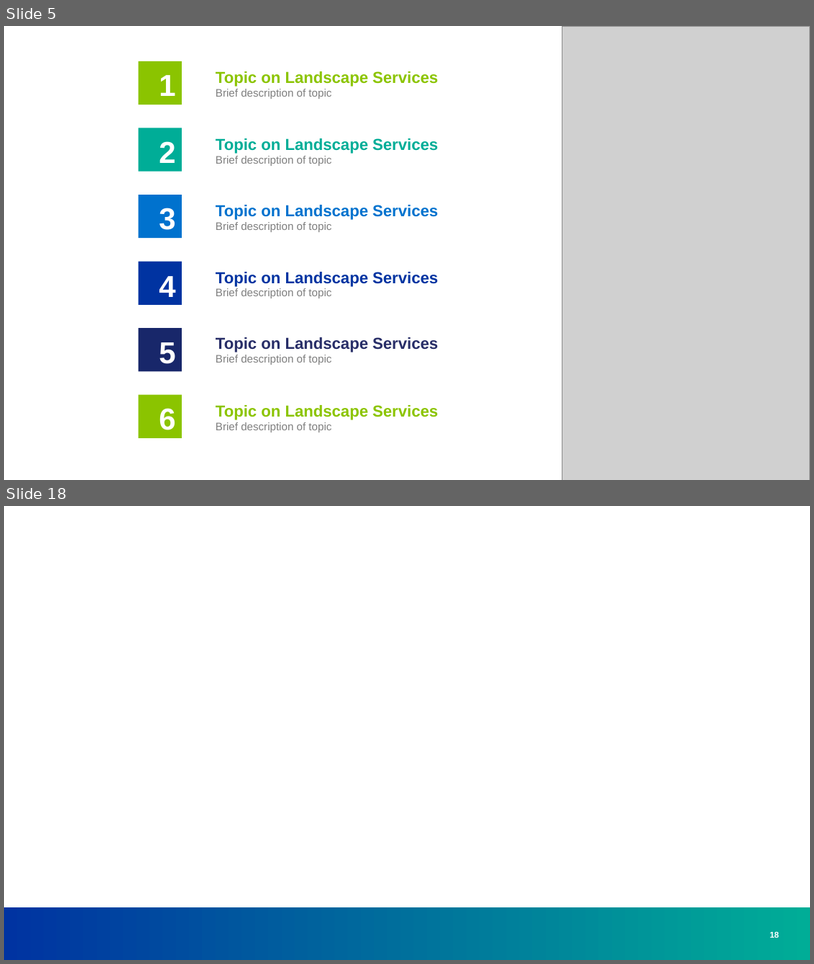
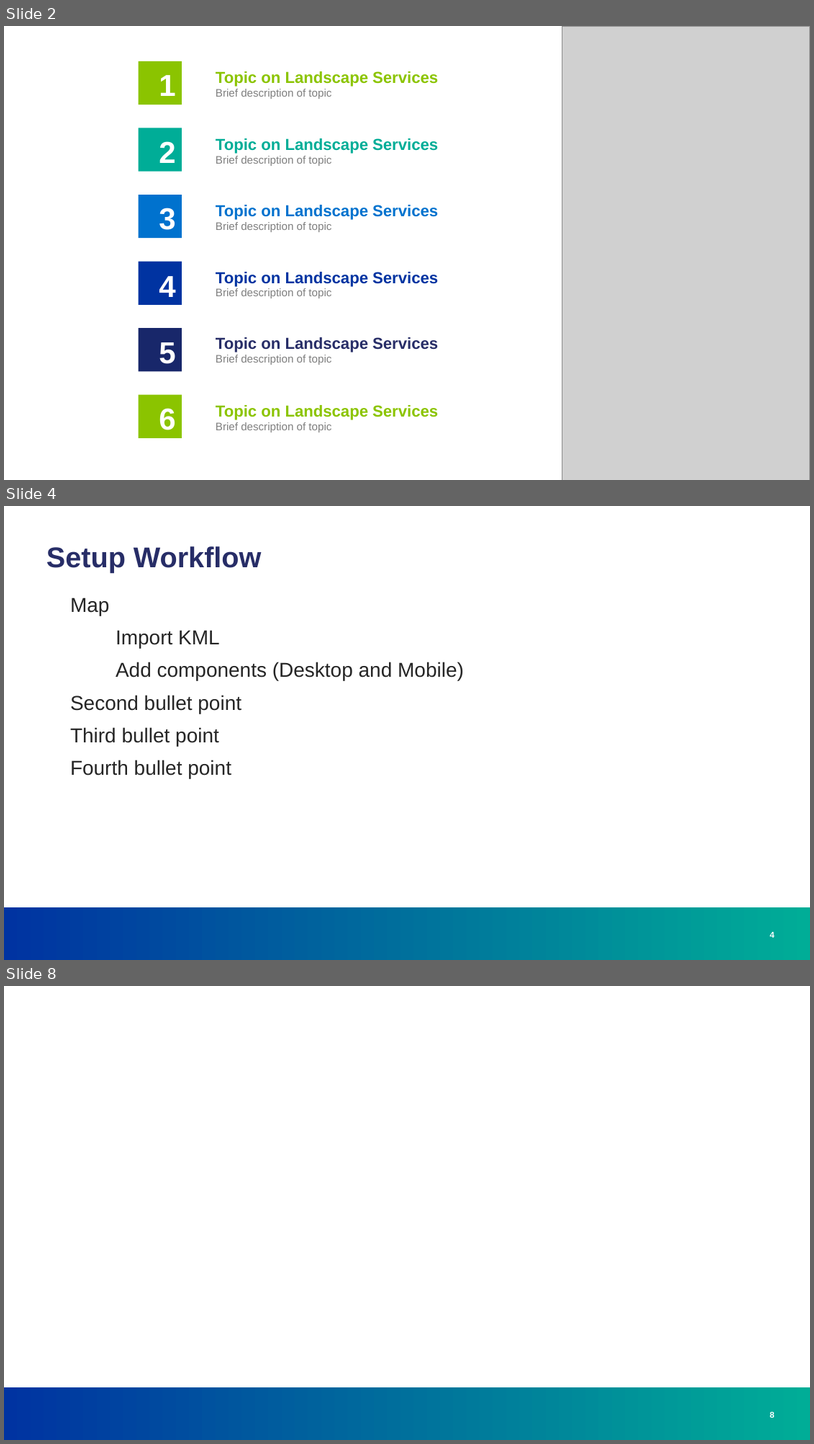
Before and after one commit to greg-e/irrigation, a slide deck: fsm_irrigation.pptx. Shown one above the other, each under a label of ours: slides 5 and 18 before the commit, slides 2, 4 and 8 after it; the slides between them are not shown. The pictures are 814x964 and 814x1444 pixels, drawn with LibreOffice and Linux fonts; fonts in the diff are those of the drawing; grey boxes stand for pictures; background and template pictures are left out. Boxes give left, top, right and bottom in pixels: in the first picture for what was removed or moved away, otherwise in the second. Text is boxed around its words. In the diff, an @@ line names an element or a change of style, - is before the commit and + after.

```diff
--- a/fsm_irrigation.pptx
+++ b/fsm_irrigation.pptx
@@ slide 4 added at <box>4,506,810,960</box>, background #FFFFFF; not listed: 1 template element that a slide beside it also shows @@
@@ title added at <box>46,546,261,573</box>, 34 pt, text #272D67, bold @@
+Setup Workflow
@@ text added at <box>70,597,464,778</box>, 24 pt, text #252525 @@
+Map
+Import KML
+Add components (Desktop and Mobile)
+Second bullet point
+Third bullet point
+Fourth bullet point
@@ page number added at <box>770,932,774,937</box>, 10 pt, text #FFFFFF, bold @@
+4
@@ what was slide 5 is now slide 2 @@
@@ what was slide 18 is now slide 8 @@
@@ page number at <box>770,1411,774,1419</box>: text changed @@
-18
+8
```
Also in this commit, not shown: 5 other slides added, 16 slides removed.
